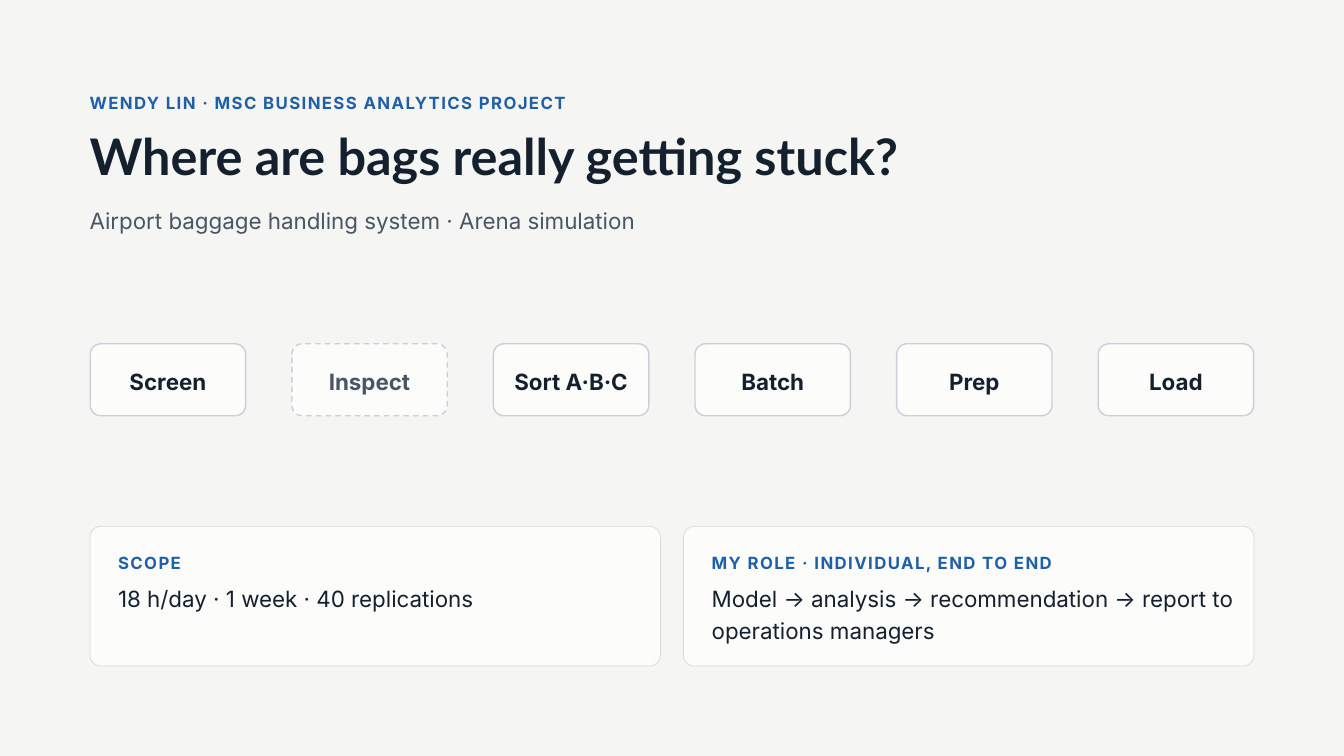
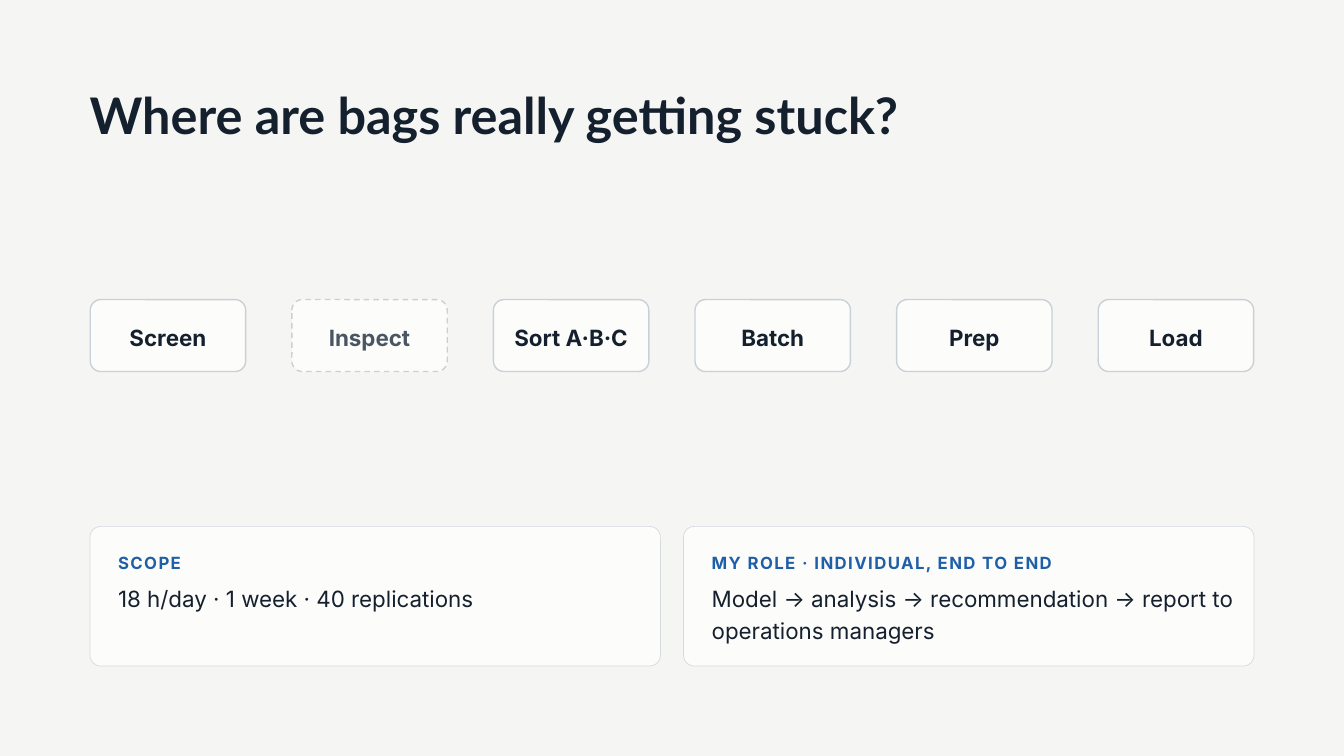
Before and after one commit to ChinJuLin/airport-baggage-simulation, a slide deck: slide 2 of report/Baggage System Bottleneck Analysis.pptx (slide 1 before the commit). Drawn at 1344x756 pixels with LibreOffice and Linux fonts; fonts in the diff are those of the drawing; background and template pictures are left out. Boxes give left, top, right and bottom in pixels: in the first picture for what was removed or moved away, otherwise in the second. Text is boxed around its words. In the diff, an @@ line names an element or a change of style, - is before the commit and + after.

```diff
--- a/report/Baggage System Bottleneck Analysis.pptx
+++ b/report/Baggage System Bottleneck Analysis.pptx
@@ title "Where are bags really getting ...": place and size @@
-title "Where are bags really getting ..." at box(90, 137, 898, 184)
+title "Where are bags really getting ..." at box(90, 96, 898, 143)
@@ text removed at box(90, 96, 566, 109) @@
-WENDY LIN · MSC BUSINESS ANALYTICS PROJECT
@@ text removed at box(90, 212, 635, 234) @@
-Airport baggage handling system · Arena simulation
@@ 6 rounded rectangles: place and size @@
-6 rounded rectangles at box(91, 344, 1254, 415)
+6 rounded rectangles at box(91, 299, 1254, 371)
```
Also in this commit, not shown: 1 slide added.
